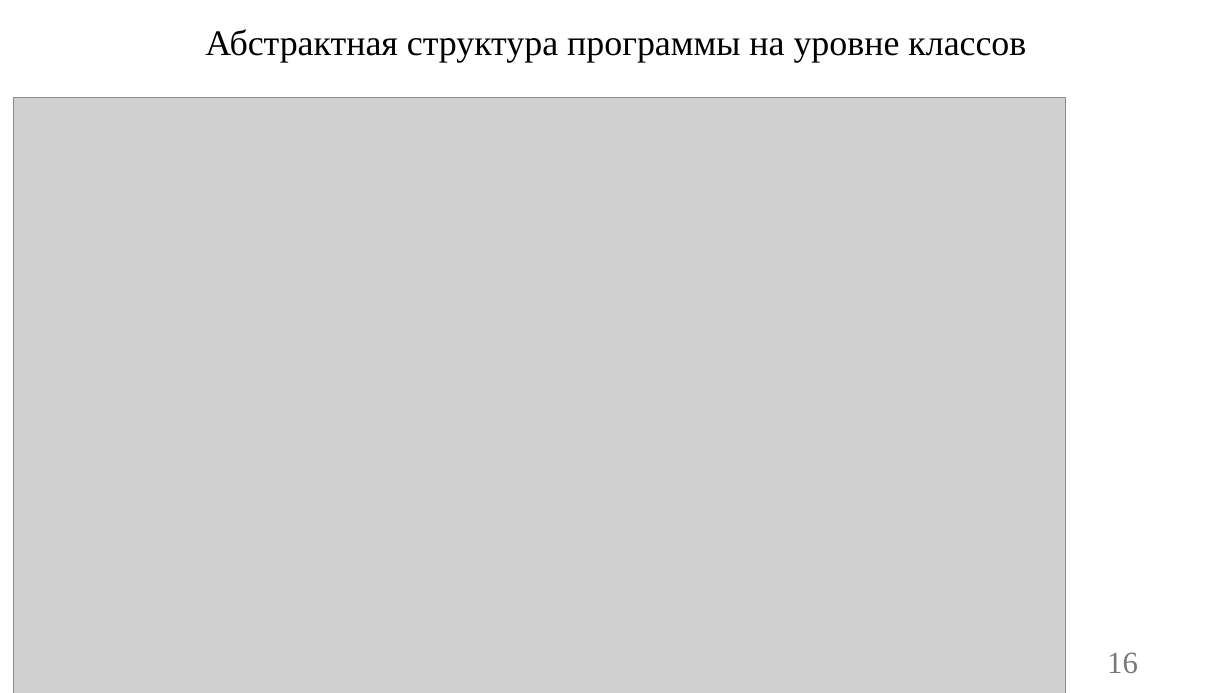
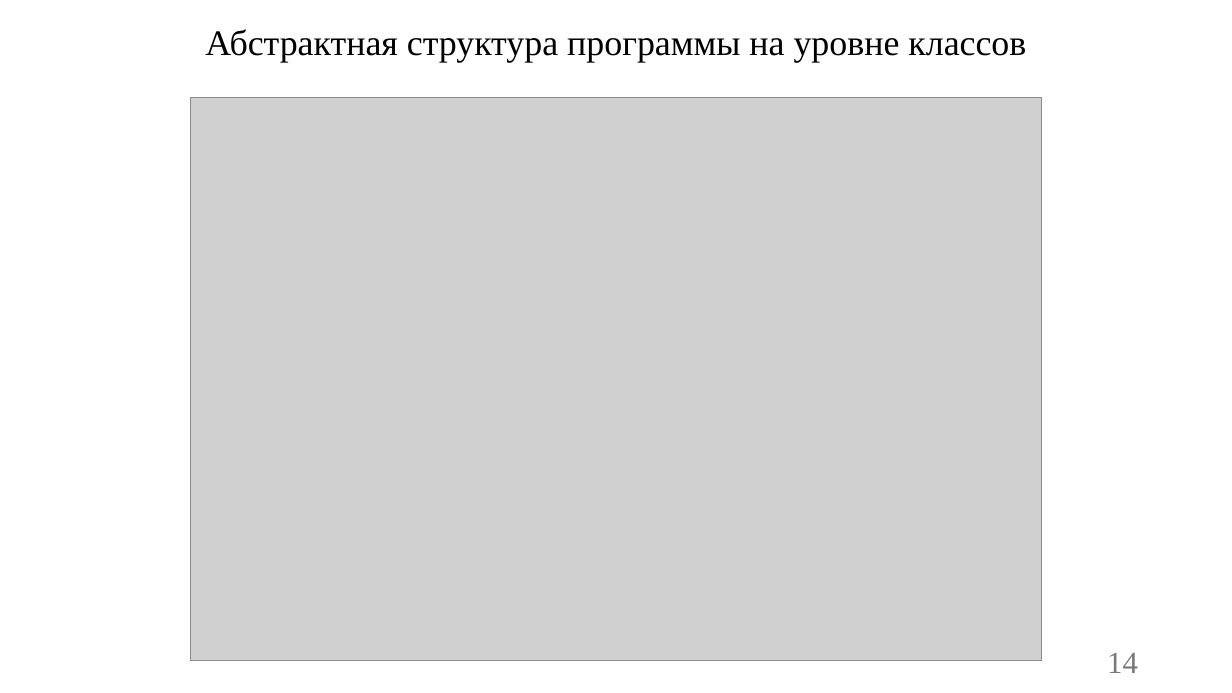
Before and after one commit to vadimgilka/SportApp, a slide deck: slide 14 of Documentation/Documentation Backend/Презентация-Чупинин-Антон-Павлович.pptx (slide 16 before the commit). Drawn at 1232x693 pixels with LibreOffice and Linux fonts; fonts in the diff are those of the drawing; grey boxes stand for pictures. Boxes give left, top, right and bottom in pixels: in the first picture for what was removed or moved away, otherwise in the second. Text is boxed around its words. In the diff, an @@ line names an element or a change of style, - is before the commit and + after.

```diff
--- a/Documentation/Documentation Backend/Презентация-Чупинин-Антон-Павлович.pptx
+++ b/Documentation/Documentation Backend/Презентация-Чупинин-Антон-Павлович.pptx
@@ picture: place and size @@
-picture at (14, 97, 1066, 693)
+picture at (190, 98, 1042, 661)
@@ page number at (1107, 653, 1138, 673): text changed @@
-16
+14
```
Also in this commit, not shown: 5 other slides changed, 2 slides added, 3 slides removed.
